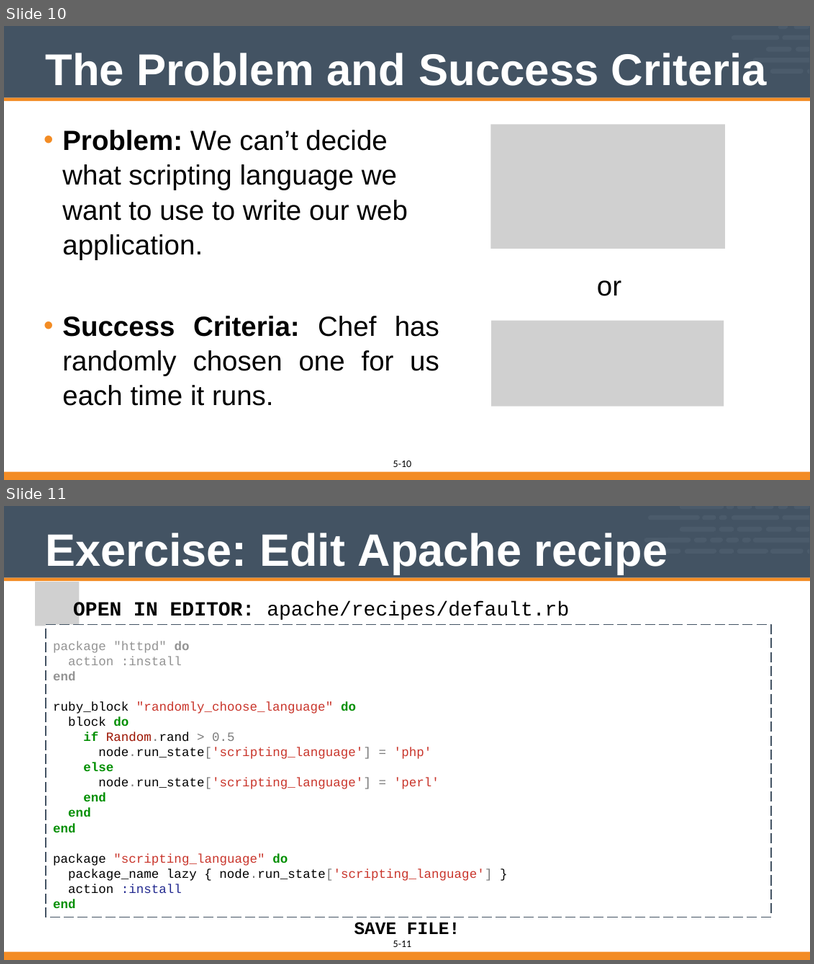
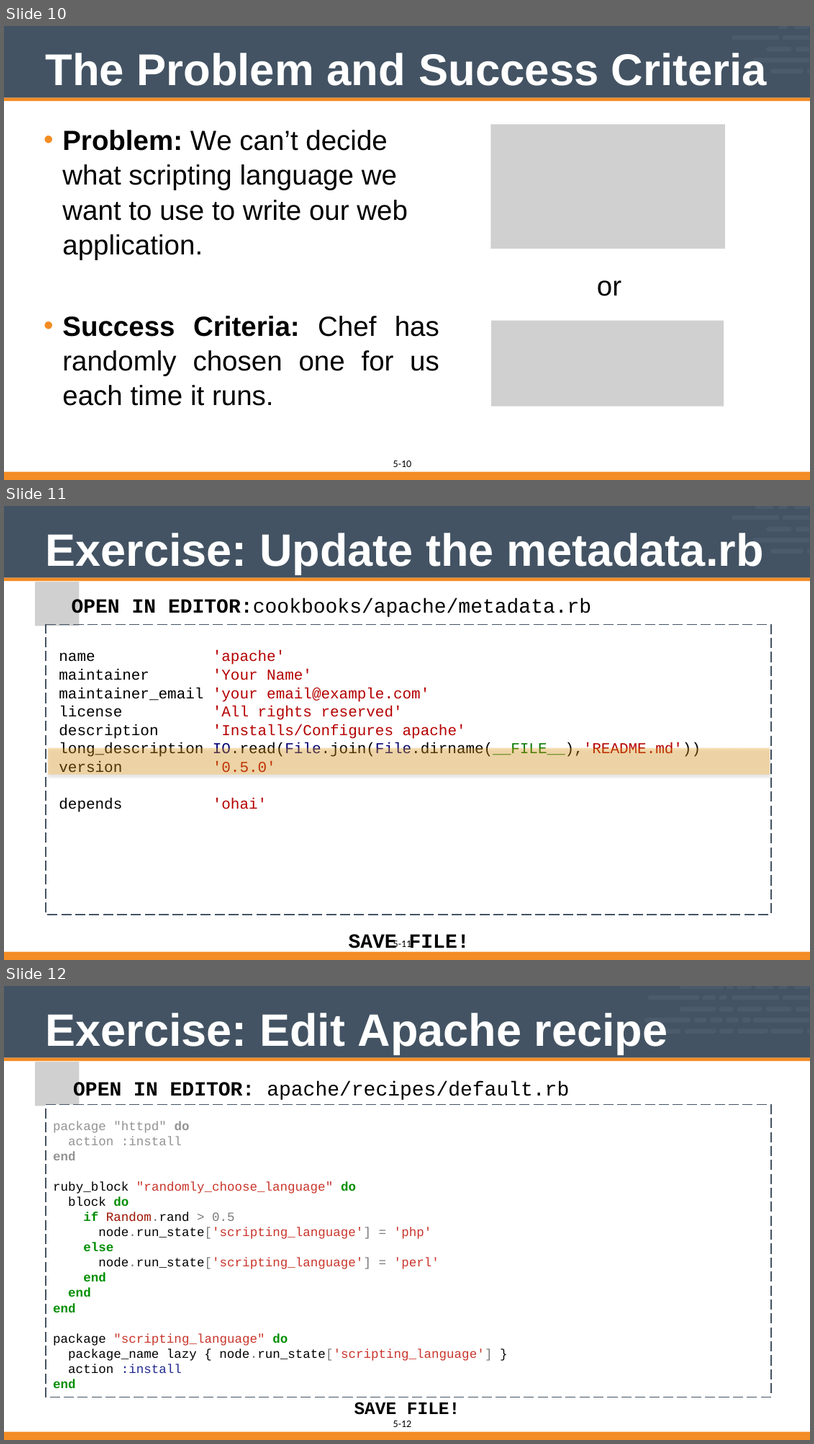
Before and after one commit to vinyar/chef-intermediate, a slide deck: 05-chef_client_run_internals.pptx. Shown one above the other, each under a label of ours: slides 10 and 11 before the commit, slides 10, 11 and 12 after it. The pictures are 814x964 and 814x1444 pixels, drawn with LibreOffice and Linux fonts; fonts in the diff are those of the drawing; grey boxes stand for pictures. Boxes give left, top, right and bottom in pixels: in the first picture for what was removed or moved away, otherwise in the second. Text is boxed around its words. In the diff, an @@ line names an element or a change of style, - is before the commit and + after.

Commit message:
Fix Chef Client Run Internals #85
The apache version is now properly updated when updating the cookbook. All is right in the world!

```diff
--- a/05-chef_client_run_internals.pptx
+++ b/05-chef_client_run_internals.pptx
@@ slide 11 added at (x1=4, y1=506, x2=810, y2=960), background #FFFFFF; not listed: 2 template elements that a slide beside it also shows @@
@@ freeform shape added at (x1=732, y1=515, x2=779, y2=520), fill #4B5B6B @@
@@ freeform shape added at (x1=755, y1=506, x2=774, y2=509), fill #4B5B6B @@
@@ freeform shape added at (x1=766, y1=527, x2=792, y2=531), fill #4B5B6B @@
@@ freeform shape added at (x1=779, y1=506, x2=788, y2=509), fill #4B5B6B @@
@@ freeform shape added at (x1=782, y1=515, x2=810, y2=520), fill #4B5B6B @@
@@ freeform shape added at (x1=794, y1=506, x2=810, y2=509), fill #4B5B6B @@
@@ freeform shape added at (x1=796, y1=527, x2=810, y2=531), fill #4B5B6B @@
@@ title added at (x1=46, y1=533, x2=764, y2=574), 72 pt, text #FFFFFF, bold @@
+Exercise: Update the metadata.rb
@@ freeform shape added at (x1=754, y1=538, x2=810, y2=542), fill #4B5B6B @@
@@ freeform shape added at (x1=771, y1=548, x2=804, y2=554), fill #4B5B6B @@
@@ freeform shape added at (x1=808, y1=548, x2=810, y2=554), fill #4B5B6B @@
@@ freeform shape added at (x1=4, y1=578, x2=810, y2=581), fill #F38C24 @@
@@ picture added at (x1=35, y1=582, x2=79, y2=626) @@
@@ picture added at (x1=39, y1=585, x2=70, y2=617) @@
@@ text added at (x1=72, y1=598, x2=592, y2=617), 32 pt, text #000000 @@
+OPEN IN EDITOR:cookbooks/apache/metadata.rb
@@ freeform shape added at (x1=46, y1=624, x2=772, y2=914), outline #435363 2 pt dashed @@
@@ freeform shape added at (x1=49, y1=627, x2=770, y2=914), fill #FFFFFF, 24 pt, text #B50000 @@
+name 'apache'
+maintainer 'Your Name'
+maintainer_email 'your email@example.com'
+license 'All rights reserved'
+description 'Installs/Configures apache'
+long_description IO.read(File.join(File.dirname(__FILE__),'README.md'))
+version '0.5.0'
+depends 'ohai'
@@ rectangle added at (x1=48, y1=748, x2=770, y2=774), fill #FFAB13 at 30% opacity @@
@@ text added at (x1=349, y1=934, x2=397, y2=953), 32 pt, text #000000, bold @@
+SAVE
@@ text added at (x1=409, y1=934, x2=470, y2=953), 32 pt, text #000000, bold @@
+FILE!
@@ freeform shape added at (x1=4, y1=952, x2=810, y2=960), fill #F38C24 @@
@@ page number added at (x1=401, y1=938, x2=412, y2=947), 16 pt, text #000000 @@
+11
@@ what was slide 11 is now slide 12 @@
@@ page number at (x1=401, y1=1420, x2=412, y2=1427): text changed @@
-11
+12
```
Also in this commit, not shown: 1 slide changed.
